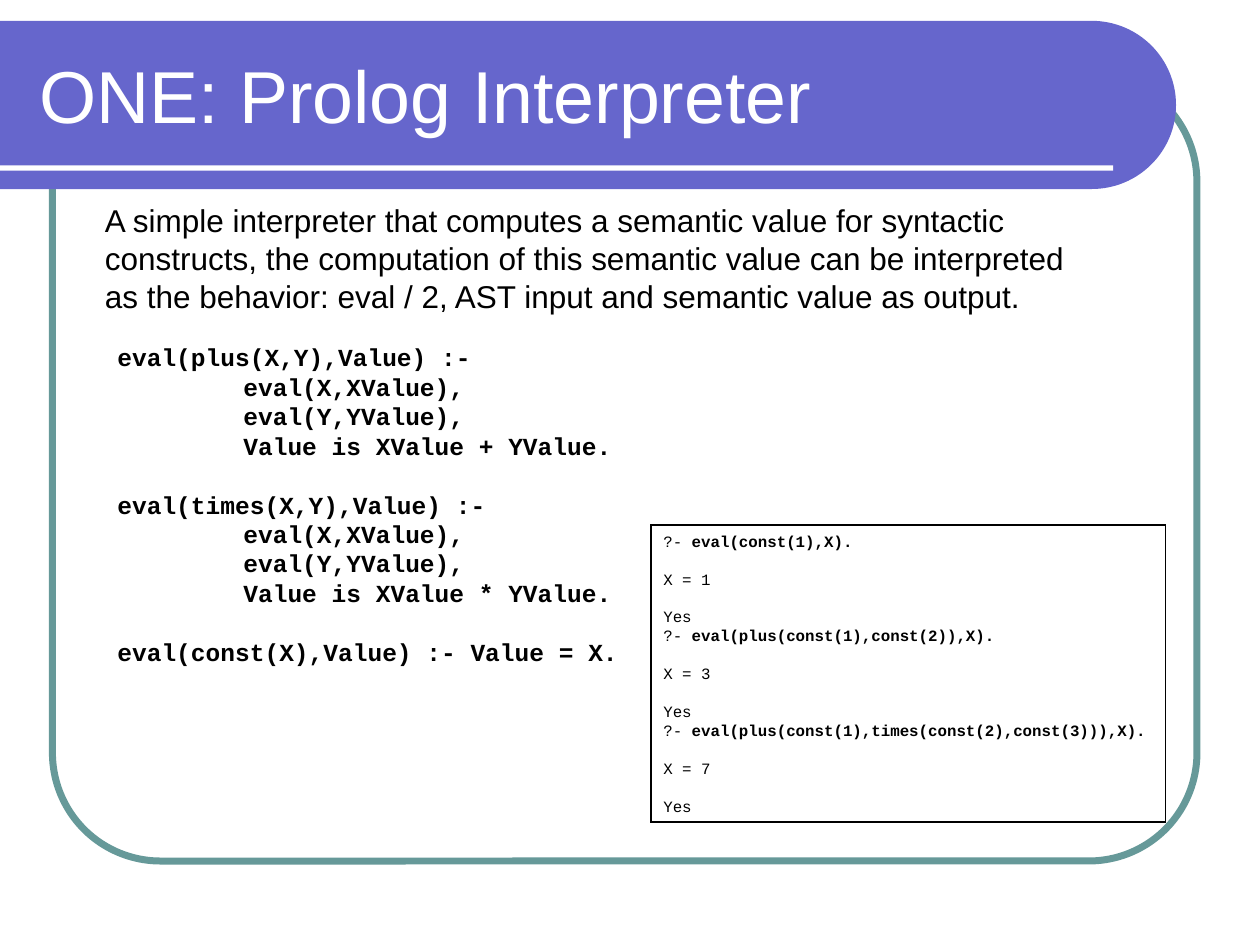
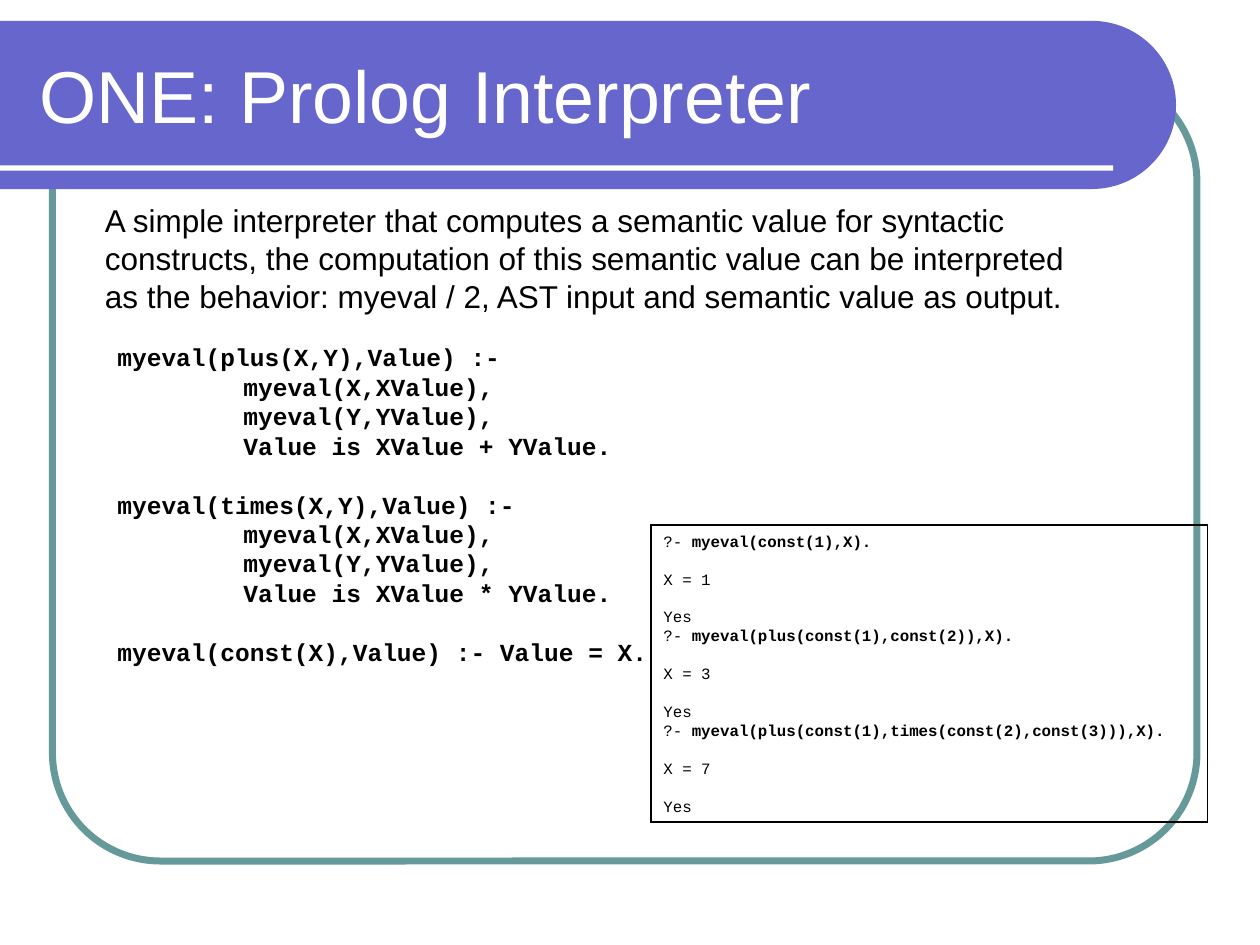
Before and after one commit to lutzhamel/CSC301, a slide deck: slide 7 of notes/csc301-ln024.ppt. Drawn at 1260x945 pixels with LibreOffice and Linux fonts; fonts in the diff are those of the drawing. Boxes give left, top, right and bottom in pixels: in the first picture for what was removed or moved away, otherwise in the second. Text is boxed around its words. In the diff, an @@ line names an element or a change of style, - is before the commit and + after.

```diff
--- a/notes/csc301-ln024.ppt
+++ b/notes/csc301-ln024.ppt
@@ text at (x1=105, y1=209, x2=1064, y2=314): text changed @@
-A simple interpreter that computes a semantic value for syntactic
-constructs, the computation of this semantic value can be interpreted
-as the behavior: eval / 2, AST input and semantic value as output.
+A simple interpreter that computes a semantic value for syntactic
+constructs, the computation of this semantic value can be interpreted
+as the behavior: myeval / 2, AST input and semantic value as output.
@@ text at (x1=117, y1=349, x2=647, y2=666): text changed @@
-eval(plus(X,Y),Value) :-
-eval(X,XValue),
-eval(Y,YValue),
-Value is XValue + YValue.
-eval(times(X,Y),Value) :-
-eval(X,XValue),
-eval(Y,YValue),
-Value is XValue * YValue.
-eval(const(X),Value) :- Value = X.
+myeval(plus(X,Y),Value) :-
+myeval(X,XValue),
+myeval(Y,YValue),
+Value is XValue + YValue.
+myeval(times(X,Y),Value) :-
+myeval(X,XValue),
+myeval(Y,YValue),
+Value is XValue * YValue.
+myeval(const(X),Value) :- Value = X.
@@ rectangle "?- myeval(const(1),X). X = 1 ..." resized from (x1=651, y1=525, x2=1166, y2=823) to (x1=651, y1=525, x2=1208, y2=823) @@
@@ text in rectangle at (x1=663, y1=535, x2=1165, y2=812): text changed @@
-?- eval(const(1),X).
-X = 1
-Yes
-?- eval(plus(const(1),const(2)),X).
-X = 3
-Yes
-?- eval(plus(const(1),times(const(2),const(3))),X).
-X = 7
-Yes
+?- myeval(const(1),X).
+X = 1
+Yes
+?- myeval(plus(const(1),const(2)),X).
+X = 3
+Yes
+?- myeval(plus(const(1),times(const(2),const(3))),X).
+X = 7
+Yes
```
Also in this commit, not shown: 1 slide added, 1 other file.
